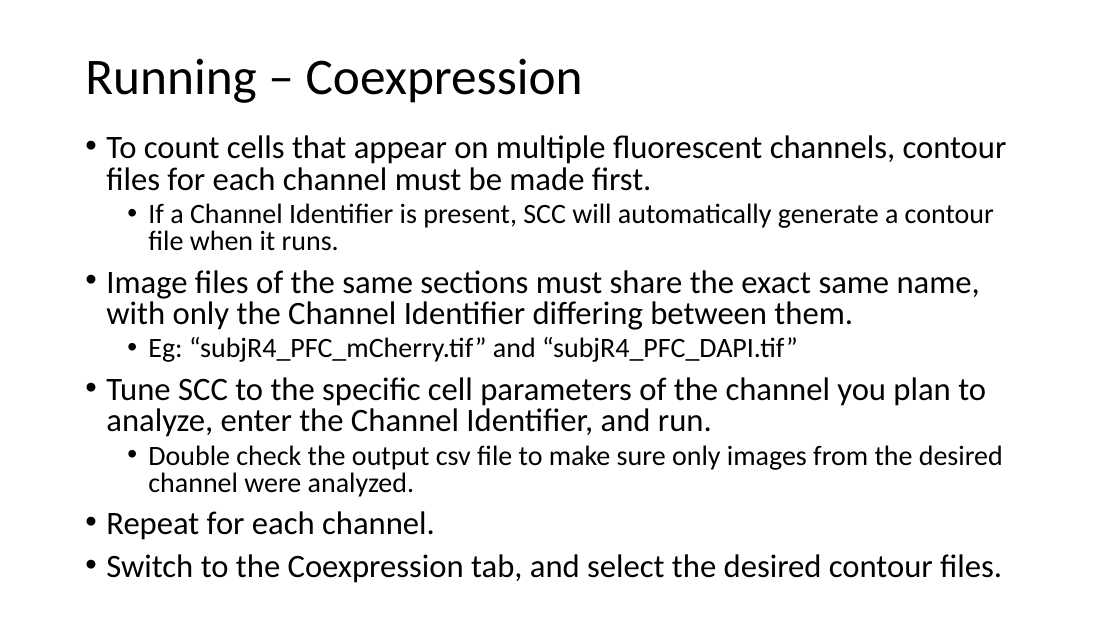
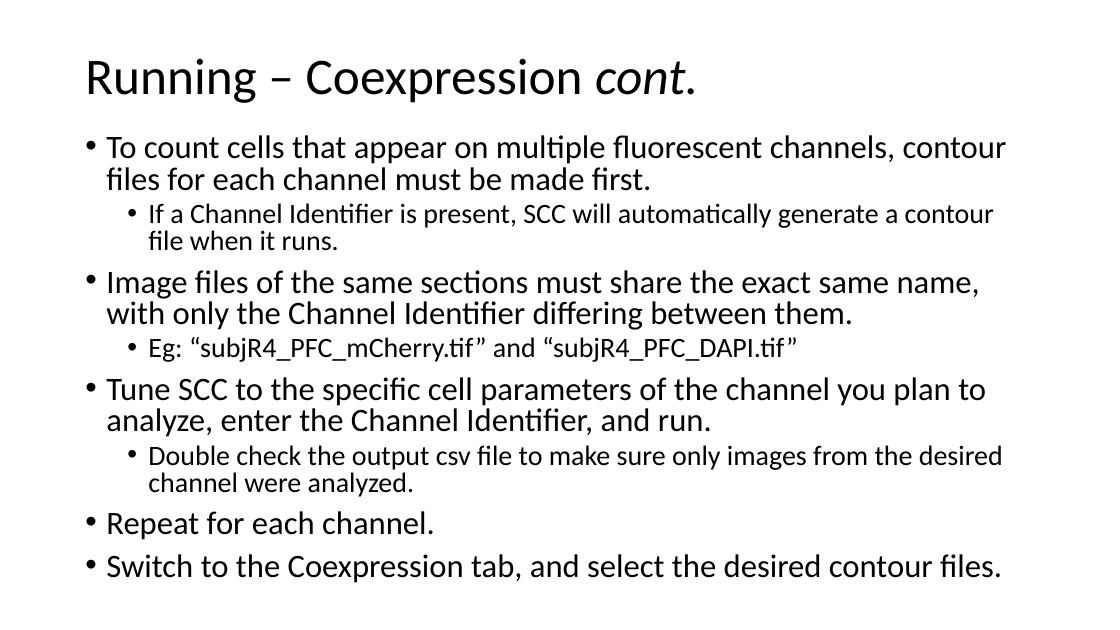
Before and after one commit to aneeshbal/SimpylCellCounter, a slide deck: slide 8 of Tutorials/scc2.0Protocols.pptx (slide 7 before the commit). Drawn at 1120x630 pixels with LibreOffice and Linux fonts; fonts in the diff are those of the drawing. Boxes give left, top, right and bottom in pixels: in the first picture for what was removed or moved away, otherwise in the second. Text is boxed around its words. In the diff, an @@ line names an element or a change of style, - is before the commit and + after.

```diff
--- a/Tutorials/scc2.0Protocols.pptx
+++ b/Tutorials/scc2.0Protocols.pptx
@@ title at <box>85,58,698,103</box>: text changed @@
-Running – Coexpression
+Running – Coexpression cont.
```
Also in this commit, not shown: 7 other slides changed, 2 slides added, 1 slide removed, 1 other file.
